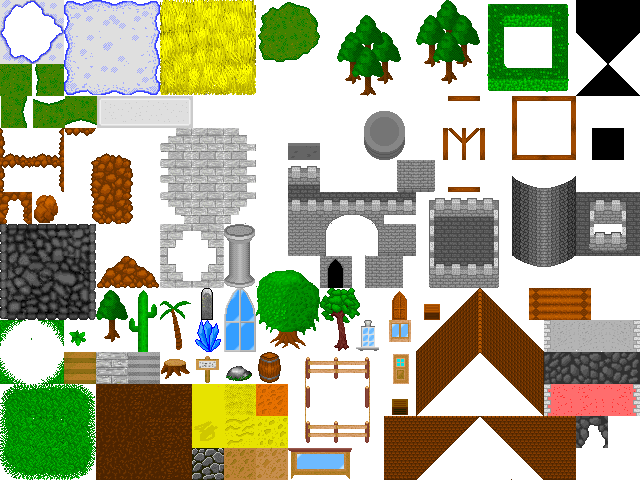
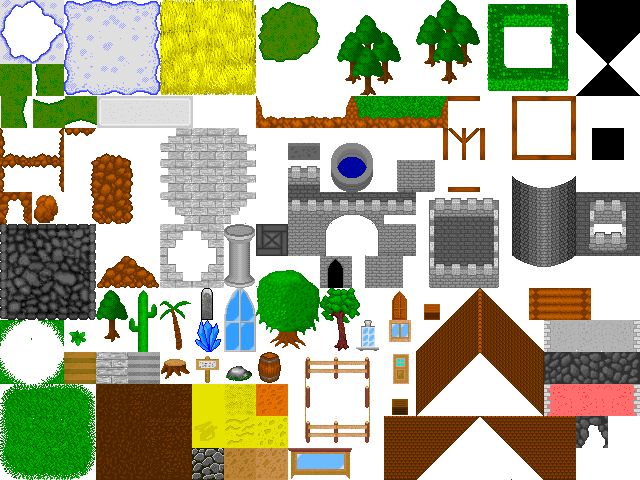
Layer changes from the first 640 × 480 image to the second:
painted on "terrainTiles.png" over [256, 4, 562, 256]
